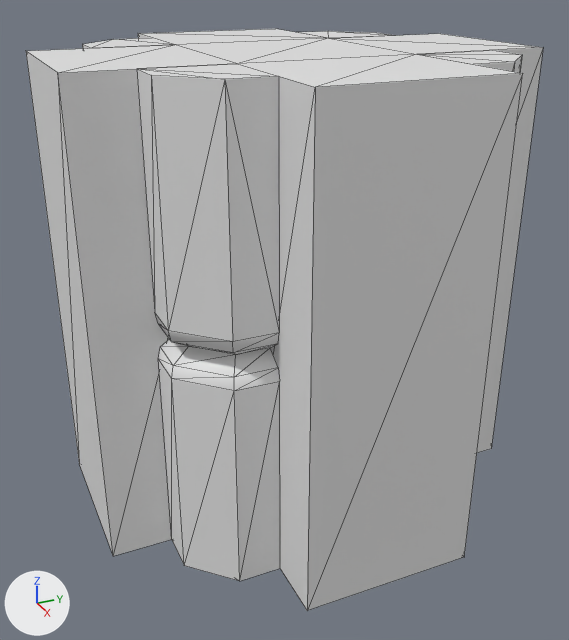
The OBJ model public/meshes/mortaredstone_wall.obj, before and after one commit.
Before and after are seen from a 50 mm camera at (1.557, -0.712, 0.668) aimed at (0.035, -0.027, -0.094). The axes (+X, +Y, +Z) are drawn at lower left. The lights are the same throughout. The first picture is the older version. Mesh edges are drawn as thin lines. Where no turn or scale is listed for an object, it has been applied to the vertices. Vertices at exactly the same position are counted once.

Names of what the first picture shows: 'mortaredstone_wall'.
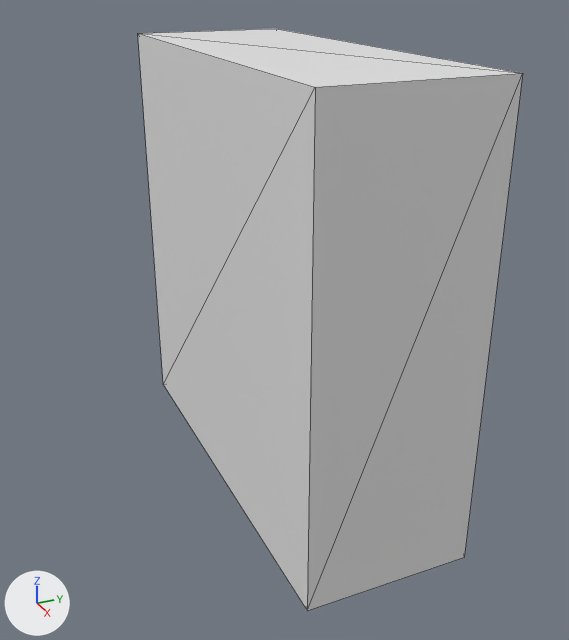
Boxes (x1, y1, x2, y2) around the edits, measured in the pictures (569 x 640 px):
'mortaredstone_wall', reshaped (26% narrower): before (26, 29, 543, 611); after (138, 29, 522, 611)
part 1 of me_mortaredstone_wall, cut back: before (26, 29, 543, 610); after (138, 29, 519, 610)

The change, as a diff of the scene's bpy script:
```diff
--- a/public/meshes/mortaredstone_wall.obj.py
+++ b/public/meshes/mortaredstone_wall.obj.py
@@ me_mortaredstone_wall @@
 # used by ob_mortaredstone_wall; location = (0.0, 0.0, 0.0)
-me_mortaredstone_wall.from_pydata(...)  # 136 vertices, 212 faces; spans x -0.5..0.5, y -0.5..0.5, z -0.5..0.5
+me_mortaredstone_wall.from_pydata(...)  # 8 vertices, 12 faces; spans x -0.5..0.5, y -0.188..0.188, z -0.5..0.5
+# me_mortaredstone_wall part 1
+# 128 vertices are removed from x -0.369..0.369, y -0.5..0.5, z -0.5..0.5
+# 208 faces are deleted
+# 8 new faces join them
```
